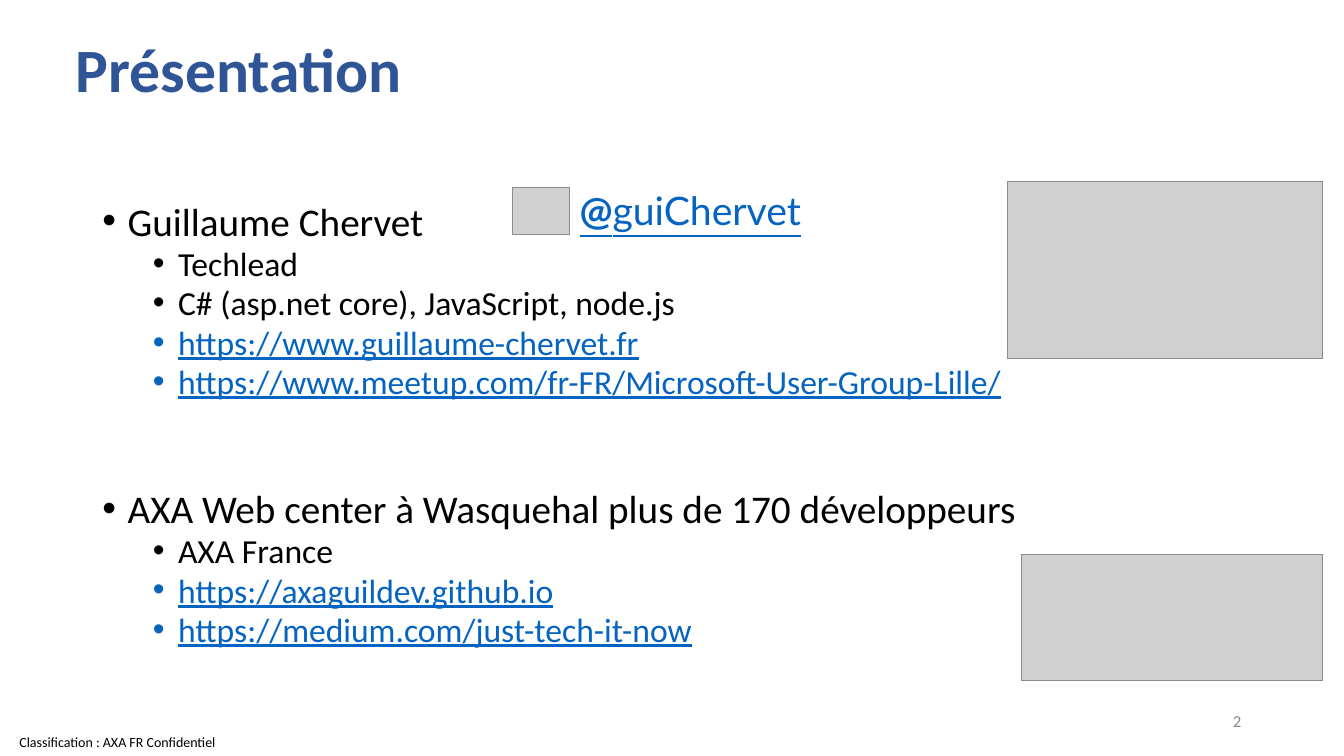
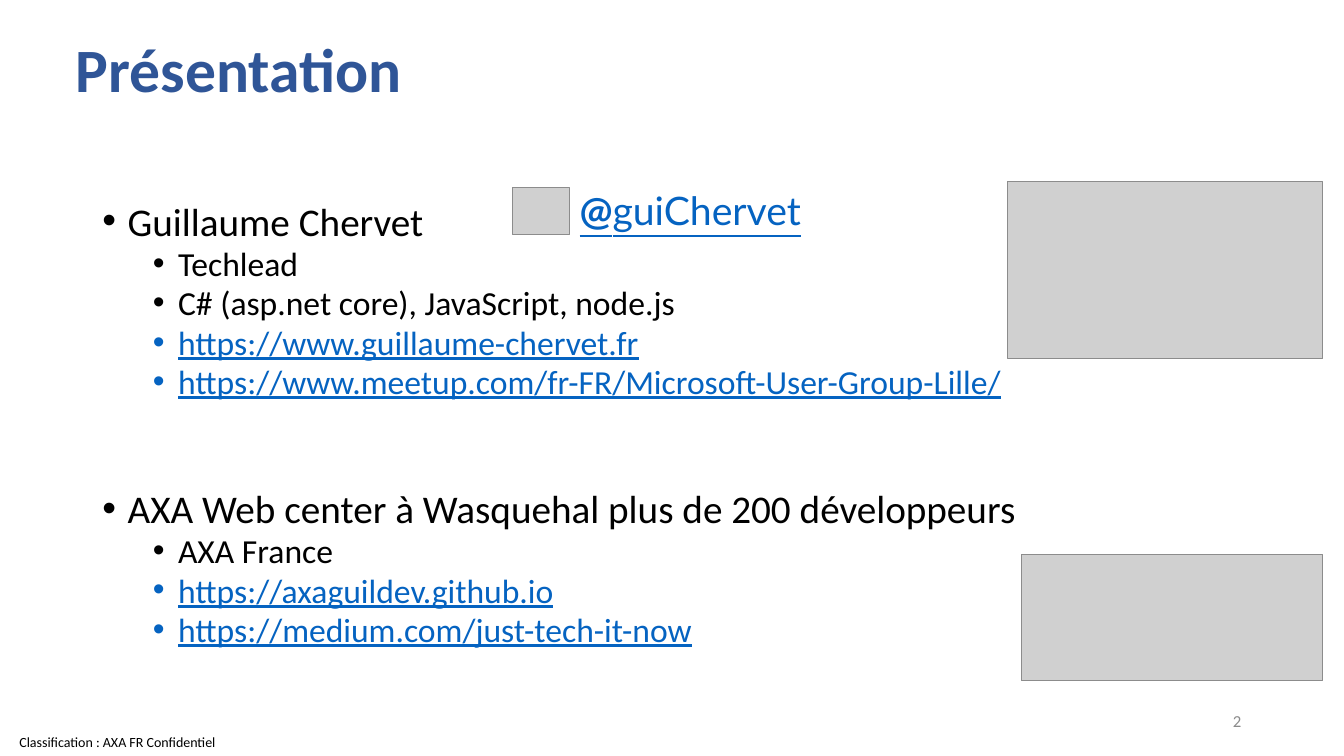
Before and after one commit to guillaume-chervet/course.rest, a slide deck: slide 2 of documentations/1 - SOAP.pptx. Drawn at 1344x756 pixels with LibreOffice and Linux fonts; fonts in the diff are those of the drawing; grey boxes stand for pictures. Boxes give left, top, right and bottom in pixels: in the first picture for what was removed or moved away, otherwise in the second. Text is boxed around its words. In the diff, an @@ line names an element or a change of style, - is before the commit and + after.

```diff
--- a/documentations/1 - SOAP.pptx
+++ b/documentations/1 - SOAP.pptx
@@ text at <box>128,495,1016,530</box>: text changed @@
-• AXA Web center à Wasquehal plus de 170 développeurs
+• AXA Web center à Wasquehal plus de 200 développeurs
```
Also in this commit, not shown: 1 other slide changed, 6 other files.
